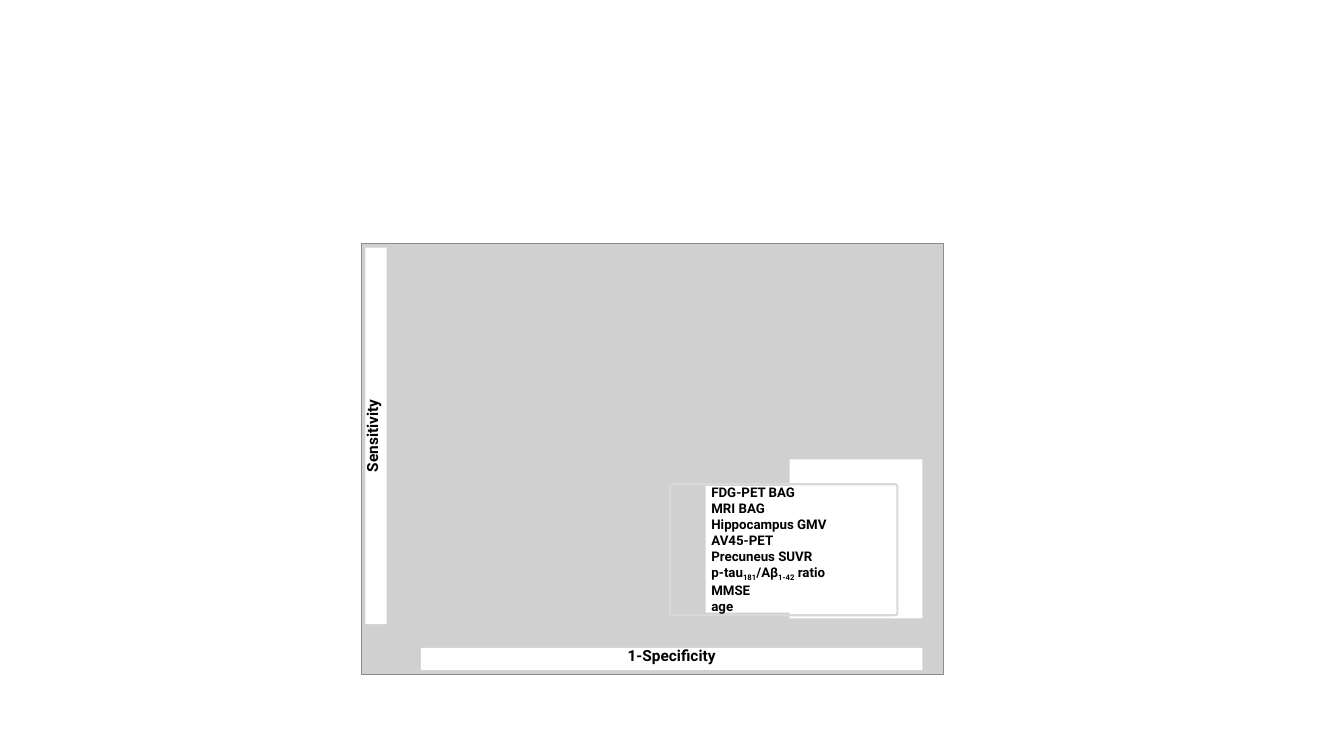
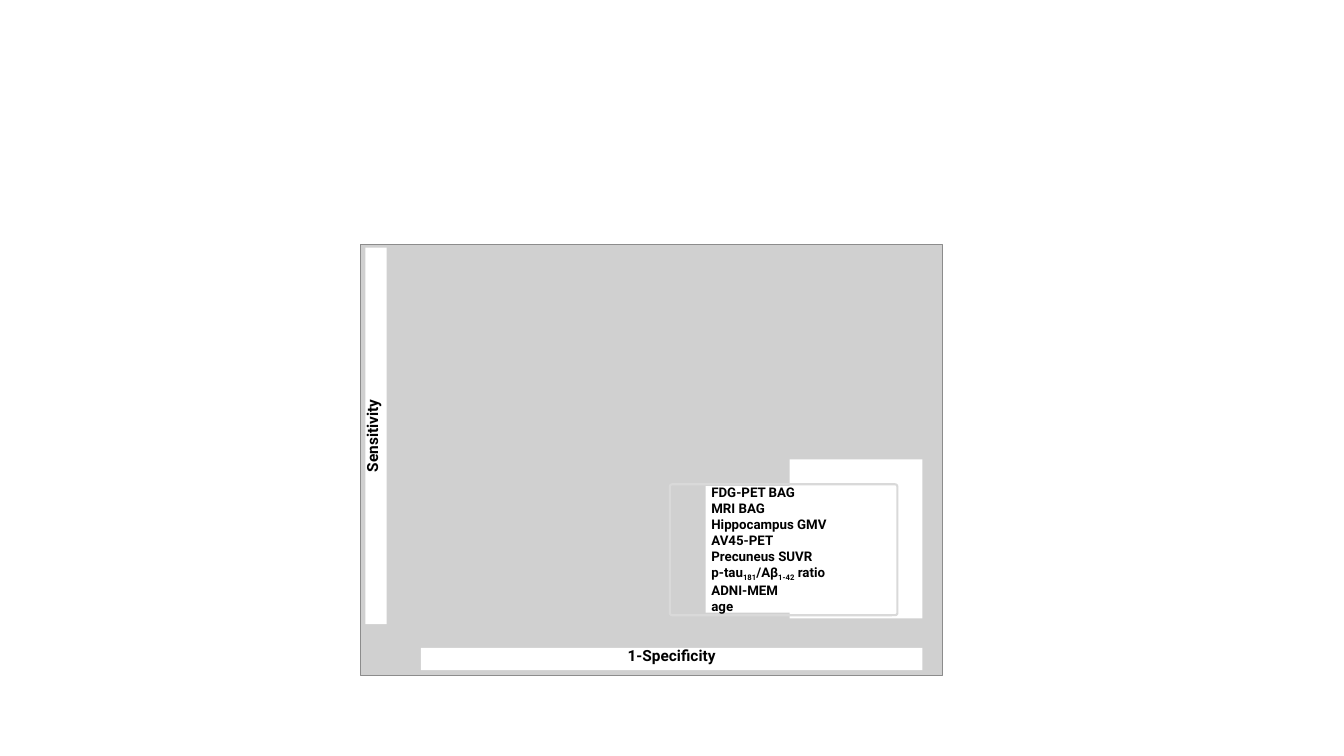
Before and after one commit to elenadoe/Brain_Age_PET_MRI, a slide deck: slide 17 of results/Results PET MR Age.pptx (slide 13 before the commit). Drawn at 1344x756 pixels with LibreOffice and Linux fonts; fonts in the diff are those of the drawing; grey boxes stand for pictures. Boxes give left, top, right and bottom in pixels: in the first picture for what was removed or moved away, otherwise in the second. Text is boxed around its words. In the diff, an @@ line names an element or a change of style, - is before the commit and + after.

```diff
--- a/results/Results PET MR Age.pptx
+++ b/results/Results PET MR Age.pptx
@@ text at box(711, 585, 778, 595): text changed @@
-MMSE
+ADNI-MEM
```
Also in this commit, not shown: 8 other slides changed, 7 slides added, 2 slides removed.
